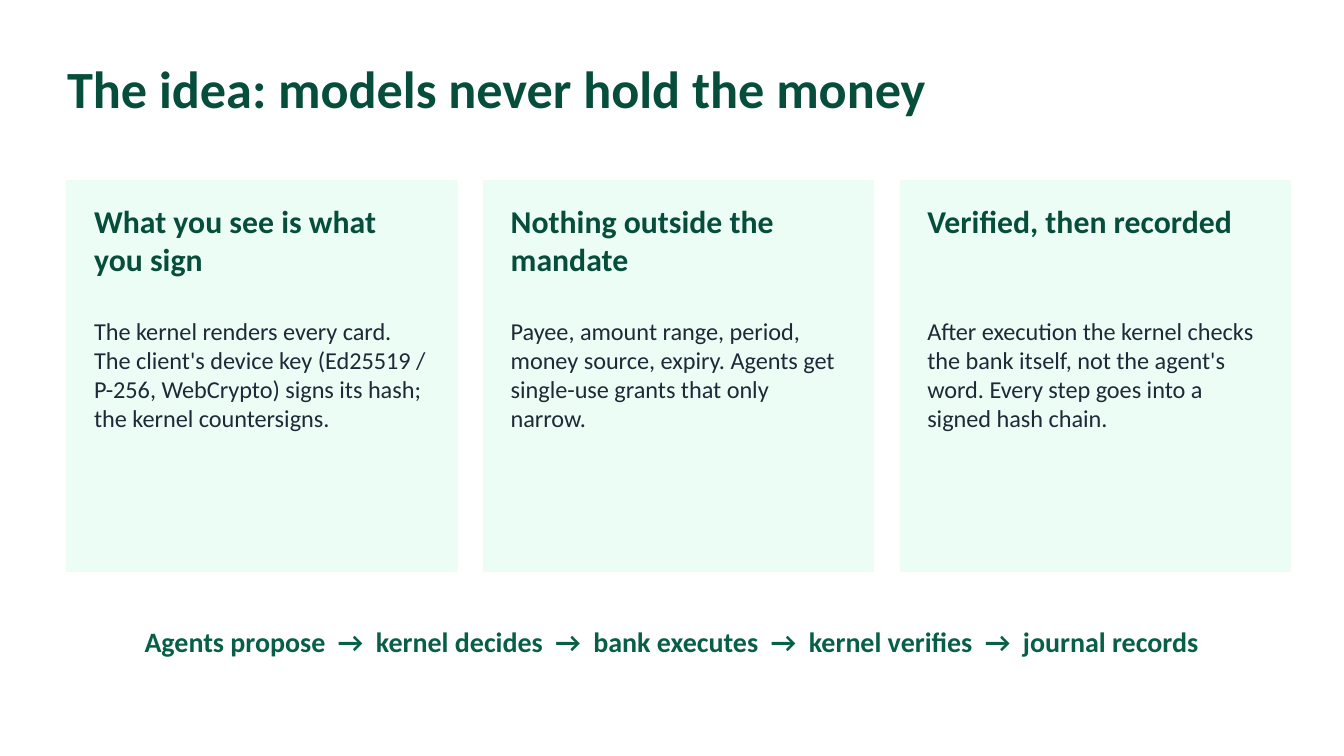
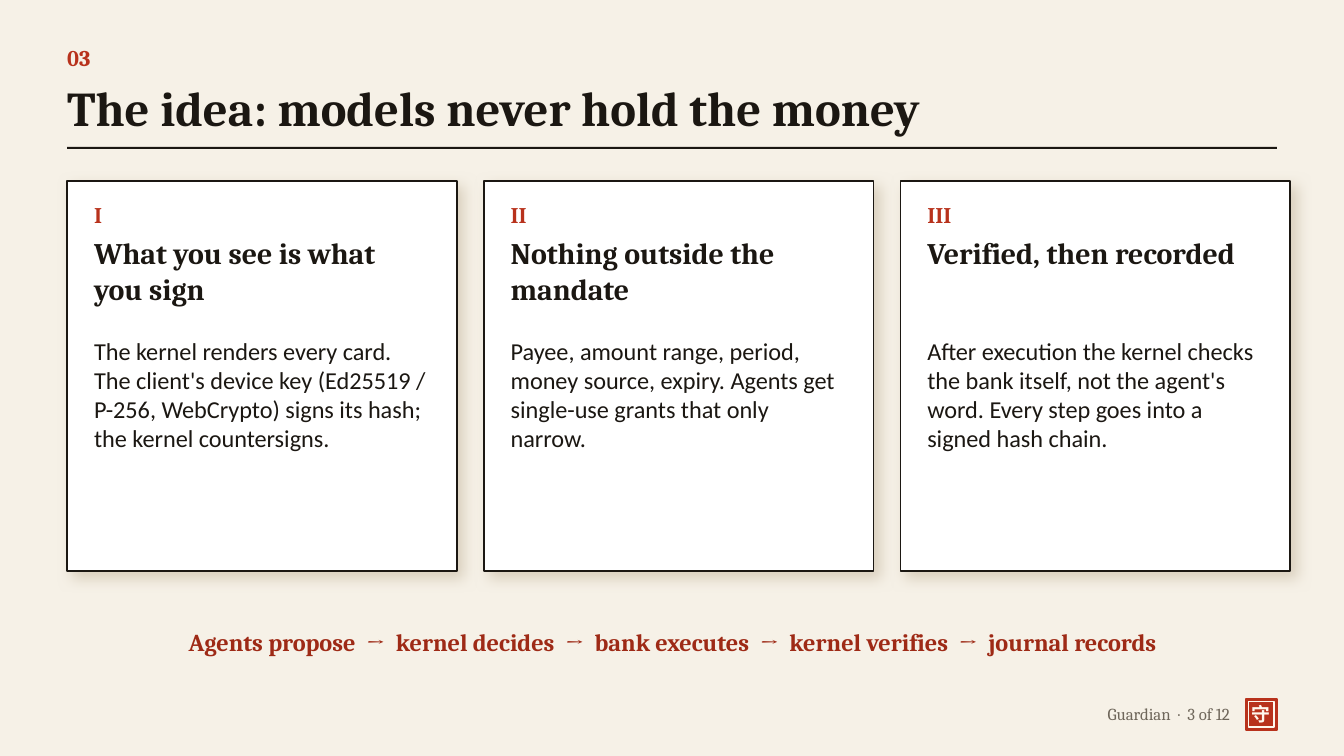
Before and after one commit to yourfavoriteself/ShenzhenFinTechathonTopicA, a slide deck: slide 3 of docs/presentation.pptx. Drawn at 1344x756 pixels with LibreOffice and Linux fonts; fonts in the diff are those of the drawing. Boxes give left, top, right and bottom in pixels: in the first picture for what was removed or moved away, otherwise in the second. Text is boxed around its words. In the diff, an @@ line names an element or a change of style, - is before the commit and + after.

Commit message:
Slides: new theme with numbered sections and ledger style figures

```diff
--- a/docs/presentation.pptx
+++ b/docs/presentation.pptx
@@ background #FFFFFF to #F6F1E7 @@
@@ text added at (67, 51, 90, 66), 12 pt, text #B8321C, bold @@
+03
@@ text "The idea: models never hold ...": place and size @@
-text "The idea: models never hold ..." at (67, 71, 925, 117)
+text "The idea: models never hold ..." at (67, 92, 920, 136)
@@ text "The idea: models never hold ..." at (67, 92, 920, 136): size 28 to 26 pt, font Calibri to Cambria, text colour #064E3B to #1B1712 @@
@@ line added from (67, 148) to (1277, 148), #1B1712 1 pt @@
@@ text added at (94, 208, 102, 223), 12 pt, text #B8321C, bold @@
+I
@@ text added at (511, 208, 527, 223), 12 pt, text #B8321C, bold @@
+II
@@ fill #ECFDF5 to #FFFFFF; outline #ECFDF5 1 pt to #1B1712 1 pt; shadow on in 3 elements at (67, 181, 457, 571), (484, 181, 874, 571), (900, 181, 1290, 571) @@
@@ text added at (927, 208, 951, 223), 12 pt, text #B8321C, bold @@
+III
@@ text "What you see is what ...": place and size @@
-text "What you see is what ..." at (94, 210, 376, 277)
+text "What you see is what ..." at (94, 243, 375, 307)
@@ text "Nothing outside the mandate": place and size @@
-text "Nothing outside the mandate" at (511, 210, 774, 272)
+text "Nothing outside the mandate" at (511, 243, 774, 301)
@@ size 17 to 16 pt, font Calibri to Cambria, text colour #064E3B to #1B1712 in 3 elements at (94, 243, 375, 307), (511, 243, 774, 301), (927, 243, 1235, 268) @@
@@ text "Verified, then recorded": place and size @@
-text "Verified, then recorded" at (927, 210, 1232, 237)
+text "Verified, then recorded" at (927, 243, 1235, 268)
@@ text "The kernel renders every card. ...": place and size @@
-text "The kernel renders every card. ..." at (94, 323, 421, 431)
+text "The kernel renders every card. ..." at (94, 343, 421, 451)
@@ text "Payee, amount range, period, money ...": place and size @@
-text "Payee, amount range, period, money ..." at (511, 323, 834, 427)
+text "Payee, amount range, period, money ..." at (511, 343, 834, 447)
@@ text colour #1F2937 to #1B1712 in 3 elements at (94, 343, 421, 451), (511, 343, 834, 447), (927, 343, 1254, 451) @@
@@ text "After execution the kernel checks ...": place and size @@
-text "After execution the kernel checks ..." at (927, 323, 1254, 431)
+text "After execution the kernel checks ..." at (927, 343, 1254, 451)
@@ text "Agents propose → kernel decides ..." at (189, 634, 1156, 657): size 15 to 13 pt, font Calibri to Cambria, text colour #065F46 to #9E2A16 @@
@@ text added at (1108, 708, 1230, 720), 9 pt, text #6F675B @@
+Guardian · 3 of 12
@@ rectangle added at (1246, 699, 1277, 730), fill #B8321C, outline #B8321C 1 pt @@
@@ rectangle added at (1249, 702, 1274, 727), outline #FFF8EE 0.75 pt @@
@@ text added at (1252, 705, 1271, 727), 10.1 pt, text #FFF8EE, bold @@
+守
```
Also in this commit, not shown: 10 other slides changed, 1 slide added, 1 slide removed, 2 other files.
